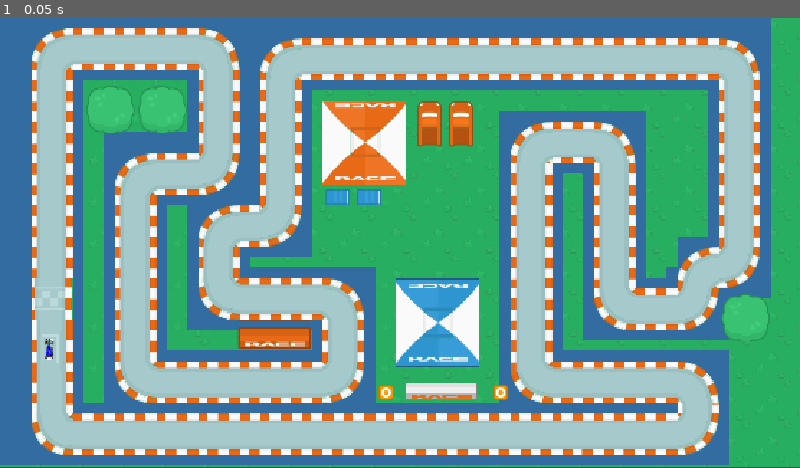
Above: before the commit, frame 1.
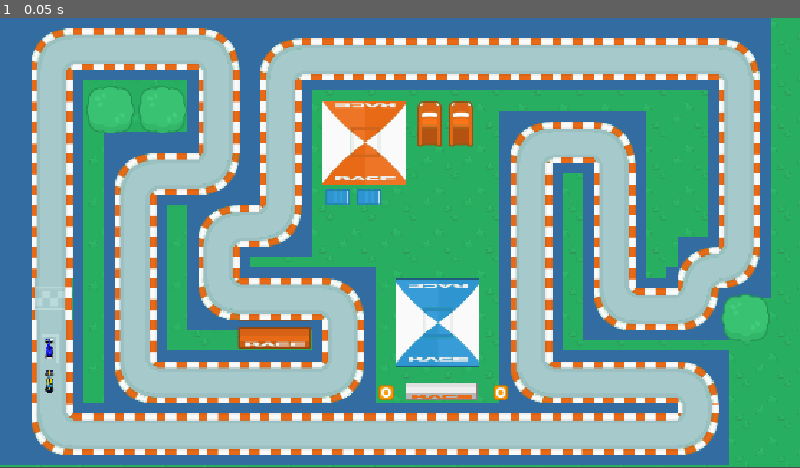
Above: after the commit, the same moment.

Repository: Zaczoozergoodboyrylan/Test007
Game: Godot game, scene res://race_track.tscn
Same seed, same stepped clock (60 frames per second), same inputs: the game is played once before the commit and once after it. Before the commit the project has no main scene; this scene is started directly in both runs.
Inputs:
- Up to frame 1 (0.05 s): no input

The runs differ from the first frame. In frame 1, less than 0.1% of the frame differs, in the area x 5-7%, y 71-84%.
Error after the commit: Error calling utility function "abs()": Argument "x" must be "int", "float", "Vector2", "Vector2i", "Vector3", "Vector3i", "Vector4", or "Vector4i". (res://Gam…

Commit message:
Brendantuff Version 1.9
Tried to add coding, doesn't work

Diff:
--- /dev/null
+++ b/brendantuff-test007/Game/player_car.gd
@@ -0,0 +1,35 @@
+extends CharacterBody2D
+
+@export var engine_force :float = 300.0
+@export var brake_force : float = 150.0
+@export var friction : float = 60.0
+@export var steer_speed : float = 150.0
+@export var max_speed : float = 350.0
+
+var speed :float = 0.0
+
+func _physics_process(delta: float) -> void:
+	var throttle = Input.get_axis("brake", "acceleration")
+	var steer = Input.get_axis("steer_left","steer_right")
+
+	apply_throttle(throttle, delta)
+	apply_steering(steer, delta)
+
+	velocity = Vector2.UP.rotated(rotation) * speed
+	move_and_slide()
+
+func apply_throttle(throttle, delta):
+	if throttle > 0.0:
+		speed += engine_force * throttle * delta
+	elif throttle < 0.0:
+		speed -= brake_force * abs(throttle) * delta
+	else:
+		#Coast to a stop
+		speed = move_toward(speed, 0.0, friction * delta)
+
+	speed = clamp(speed, -max_speed * 0.3, max_speed)
+
+func apply_steering(steer, delta):
+	if abs(speed <10.0):
+		return
+	rotation_degrees += steer * steer_speed * delta
--- a/brendantuff-test007/Game/player_car.tscn
+++ b/brendantuff-test007/Game/player_car.tscn
@@ -1,5 +1,6 @@
 [gd_scene format=3 uid="uid://cy7rcx5oggxbg"]
 
+[ext_resource type="Script" uid="uid://b13836cct2f1q" path="res://Game/player_car.gd" id="1_72nng"]
 [ext_resource type="Texture2D" uid="uid://oejyvqegyqwn" path="res://Assets/pitstop_car_4.png" id="1_dnlqt"]
 
 [sub_resource type="CapsuleShape2D" id="CapsuleShape2D_kb8hb"]
@@ -7,6 +8,7 @@
 height = 298.0
 
 [node name="PlayerCar" type="CharacterBody2D" unique_id=2009471161]
+script = ExtResource("1_72nng")
 
 [node name="CollisionShape2D" type="CollisionShape2D" parent="." unique_id=816708296]
 shape = SubResource("CapsuleShape2D_kb8hb")
--- a/brendantuff-test007/project.godot
+++ b/brendantuff-test007/project.godot
@@ -15,6 +15,7 @@
 [application]
 
 config/name="brendantuff-Test007"
+run/main_scene="uid://bqk3bmy62nlj5"
 config/features=PackedStringArray("4.6", "Forward Plus")
 config/icon="res://icon.svg"
 
--- a/brendantuff-test007/race_track.tscn
+++ b/brendantuff-test007/race_track.tscn
@@ -3,7 +3,8 @@
 [ext_resource type="Texture2D" uid="uid://da2sfee0stqd1" path="res://Assets/vector_land.svg" id="1_1roul"]
 [ext_resource type="Texture2D" uid="uid://6k1jd356n3l7" path="res://Assets/vector_roads.svg" id="2_5duux"]
 [ext_resource type="Texture2D" uid="uid://bjlhp3kj4tts6" path="res://Assets/vector_objects.svg" id="3_8itxh"]
-[ext_resource type="PackedScene" uid="uid://ch7bduxd0ih7u" path="res://Game/Liam lawson.tscn" id="4_c0s00"]
+[ext_resource type="PackedScene" uid="uid://cy7rcx5oggxbg" path="res://Game/player_car.tscn" id="4_c0s00"]
+[ext_resource type="PackedScene" uid="uid://dq8g1yhhqs05g" path="res://Game/ai_car.tscn" id="5_5ka3f"]
 
 [sub_resource type="TileSetAtlasSource" id="TileSetAtlasSource_8itxh"]
 texture = ExtResource("1_1roul")
@@ -8500,6 +8501,12 @@
 tile_map_data = PackedByteArray("AAAnACMAAAAvAAQAAAAnACQAAAAvAAUAAAAoACMAAAAwAAQAAAAoACQAAAAwAAUAAAApACMAAAAxAAQAAAApAC …(4704 unchanged characters)…
 tile_set = SubResource("TileSet_q1s81")
 
-[node name="Node2D" parent="." unique_id=765254291 instance=ExtResource("4_c0s00")]
-position = Vector2(71, 477)
+[node name="PlayerCar" parent="." unique_id=2009471161 instance=ExtResource("4_c0s00")]
+position = Vector2(71.00001, 476)
+rotation = 3.1415927
 scale = Vector2(0.1, 0.1)
+
+[node name="AI_car" parent="." unique_id=2010080400 instance=ExtResource("5_5ka3f")]
+position = Vector2(71, 524)
+rotation = 3.1415927
+scale = Vector2(0.12, 0.12)
Not shown, added: brendantuff-test007/Game/player_car.gd.uid
